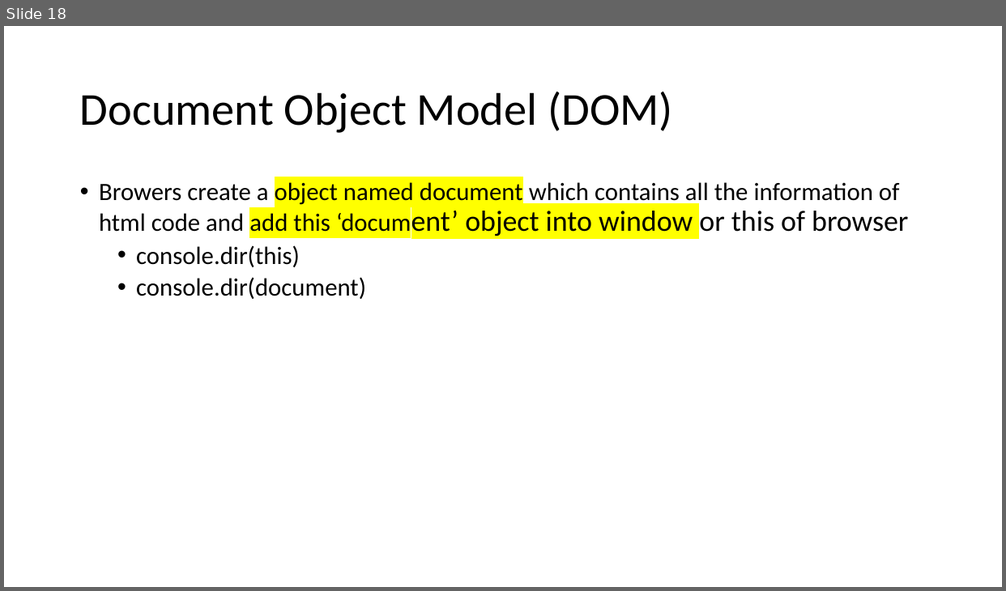
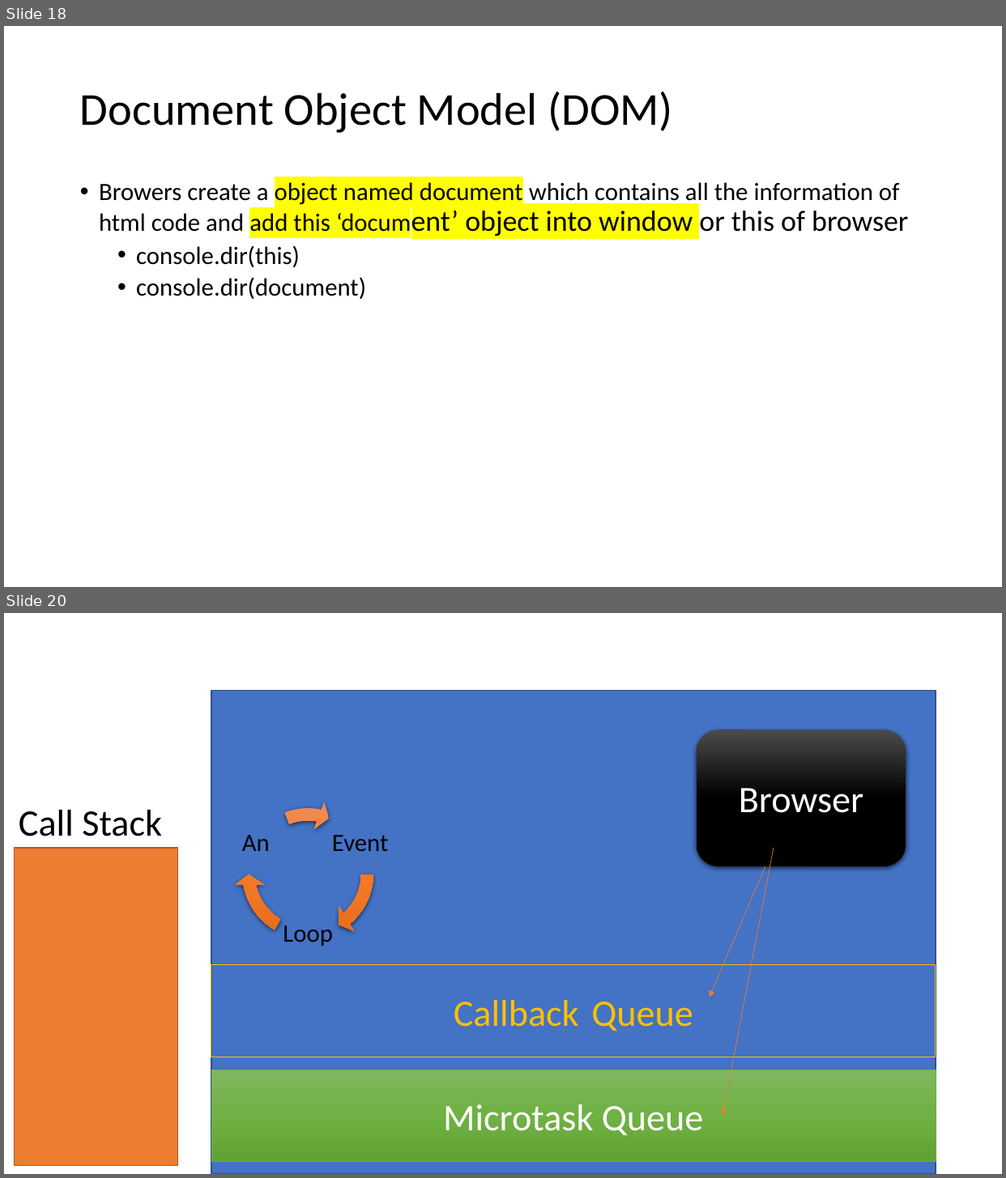
Before and after one commit to Bot-Anonymous/javascript, a slide deck: js.pptx. Shown one above the other, each under a label of ours: slide 18 before the commit, slides 18 and 20 after it; the slides between them are not shown. The pictures are 1006x591 and 1006x1178 pixels, drawn with LibreOffice and Linux fonts; fonts in the diff are those of the drawing. Boxes give left, top, right and bottom in pixels: in the first picture for what was removed or moved away, otherwise in the second. Text is boxed around its words. In the diff, an @@ line names an element or a change of style, - is before the commit and + after.

```diff
--- a/js.pptx
+++ b/js.pptx
@@ slide 20 added at <box>4,613,1002,1174</box>, background #FFFFFF @@
@@ rectangle added at <box>211,690,936,1174</box>, fill #4472C4, outline #325491 1 pt @@
@@ rounded rectangle added at <box>697,730,906,866</box>, fill gradient #4B4B4B to #000000, 36 pt, text #FFFFFF @@
+Browser
@@ group added at <box>235,800,388,947</box>: 3 texts, 3 circular arrows @@
+Event
+Loop
+An
@@ text added at <box>19,810,162,837</box>, 36 pt, text #000000 @@
+Call Stack
@@ rectangle added at <box>15,848,177,1166</box>, fill #ED7D31, outline #AF5C24 1 pt @@
@@ arrow added from (774, 848) to (722, 1115), #ED7D31 0.5 pt @@
@@ arrow added from (765, 866) to (710, 997), #ED7D31 0.5 pt @@
@@ rectangle added at <box>211,965,936,1058</box>, outline #FFC000 0.75 pt, 36 pt, text #FFC000 @@
+Callback Queue
@@ rectangle added at <box>211,1070,936,1161</box>, fill gradient #81B861 to #6FB242 to #62A336, outline #70AD47 0.5 pt, 36 pt, text #FFFFFF @@
+Microtask Queue
```
Also in this commit, not shown: 1 other slide added, 5 other files.
